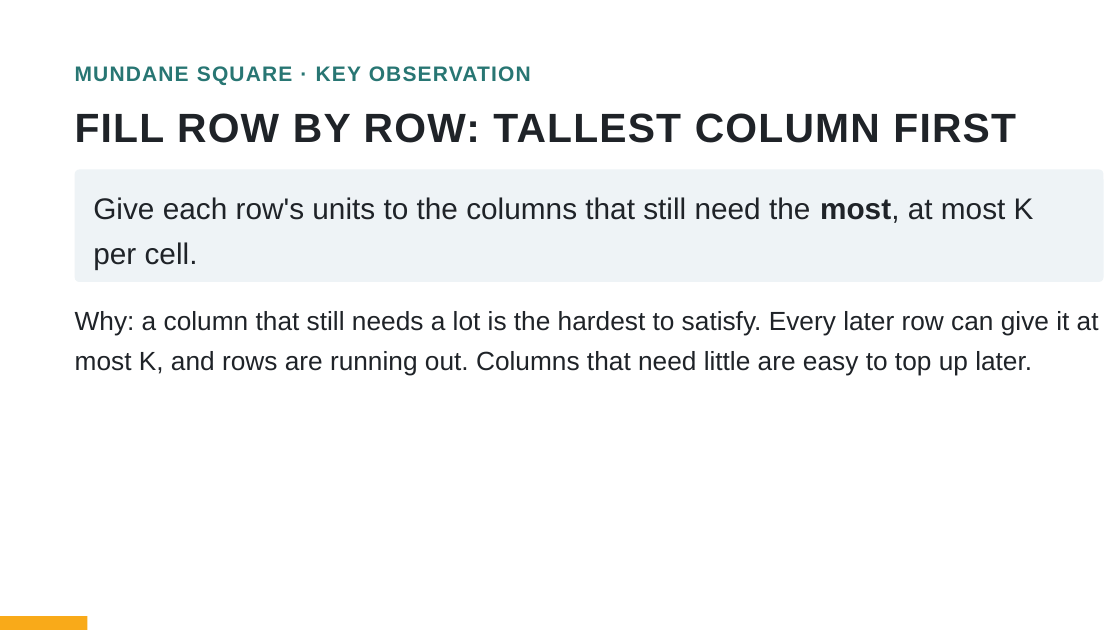
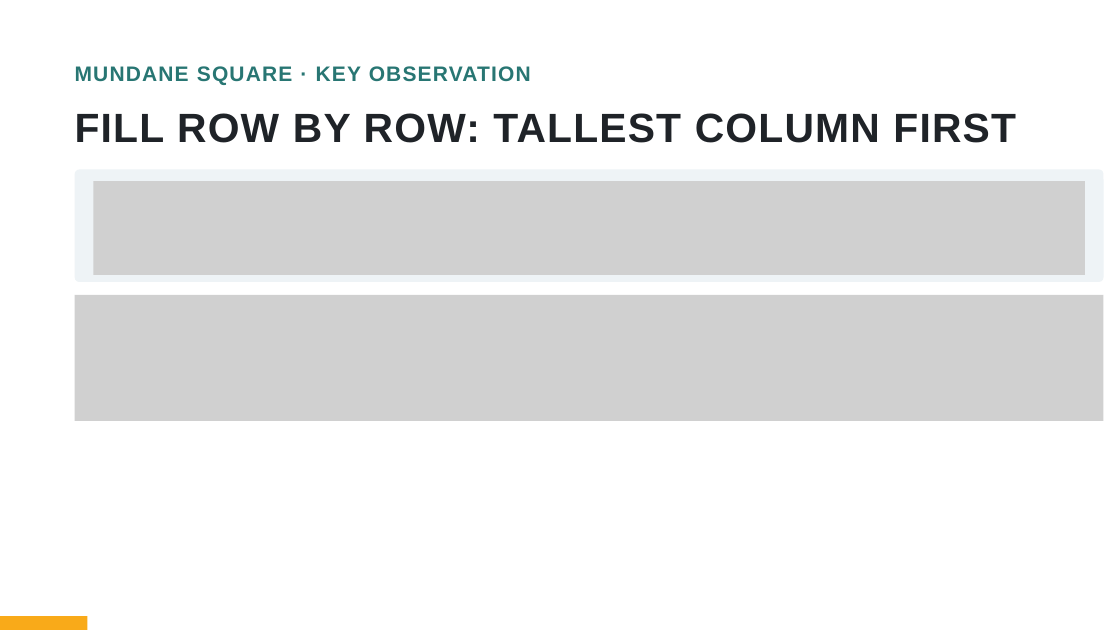
Before and after one commit to bryanbsun/AIO, a slide deck: slide 9 of AIO/P6/AIO High Achievers Camp Session 3 Greedy and the Water Level.pptx. Drawn at 1120x630 pixels with LibreOffice and Linux fonts; fonts in the diff are those of the drawing; grey boxes stand for pictures. Boxes give left, top, right and bottom in pixels: in the first picture for what was removed or moved away, otherwise in the second. Text is boxed around its words. In the diff, an @@ line names an element or a change of style, - is before the commit and + after.

```diff
--- a/AIO/P6/AIO High Achievers Camp Session 3 Greedy and the Water Level.pptx
+++ b/AIO/P6/AIO High Achievers Camp Session 3 Greedy and the Water Level.pptx
@@ text removed at (x1=93, y1=197, x2=1034, y2=269) @@
-Give each row's units to the columns that still need the most, at most K per cell.
@@ picture added at (x1=93, y1=181, x2=1085, y2=276) @@
@@ picture added at (x1=75, y1=295, x2=1104, y2=421) @@
@@ text removed at (x1=75, y1=311, x2=1099, y2=376) @@
-Why: a column that still needs a lot is the hardest to satisfy. Every later row can give it at most K, and rows are running out. Columns that need little are easy to top up later.
```
Also in this commit, not shown: 34 other slides changed, 3 other files.
